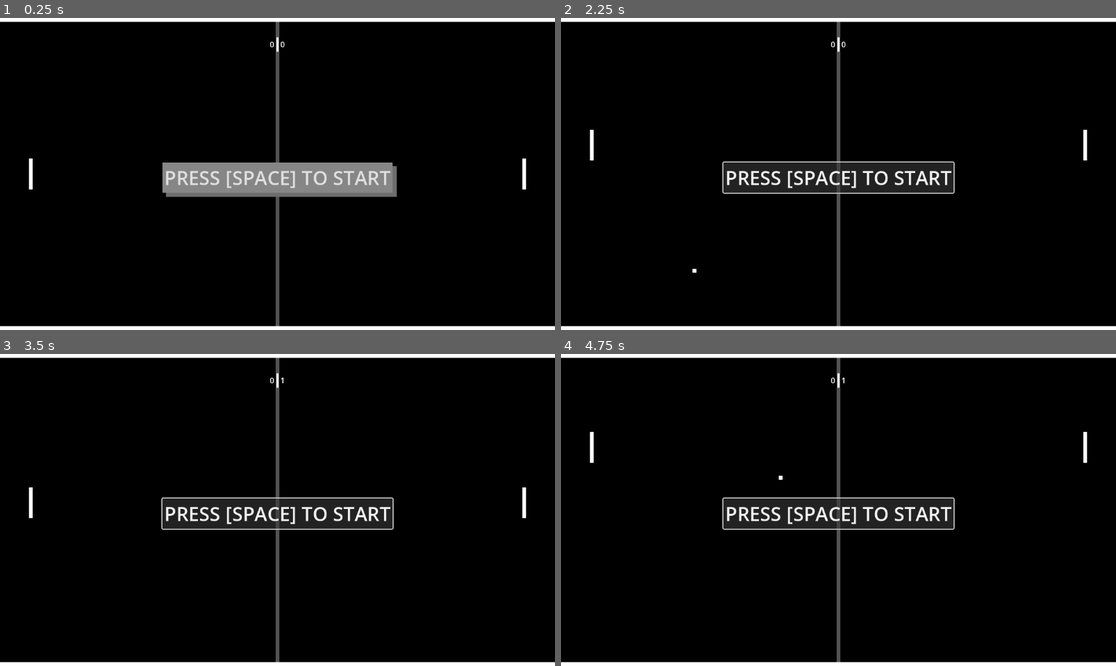
Above: before the commit, frames 1-4 (two rows, left to right).
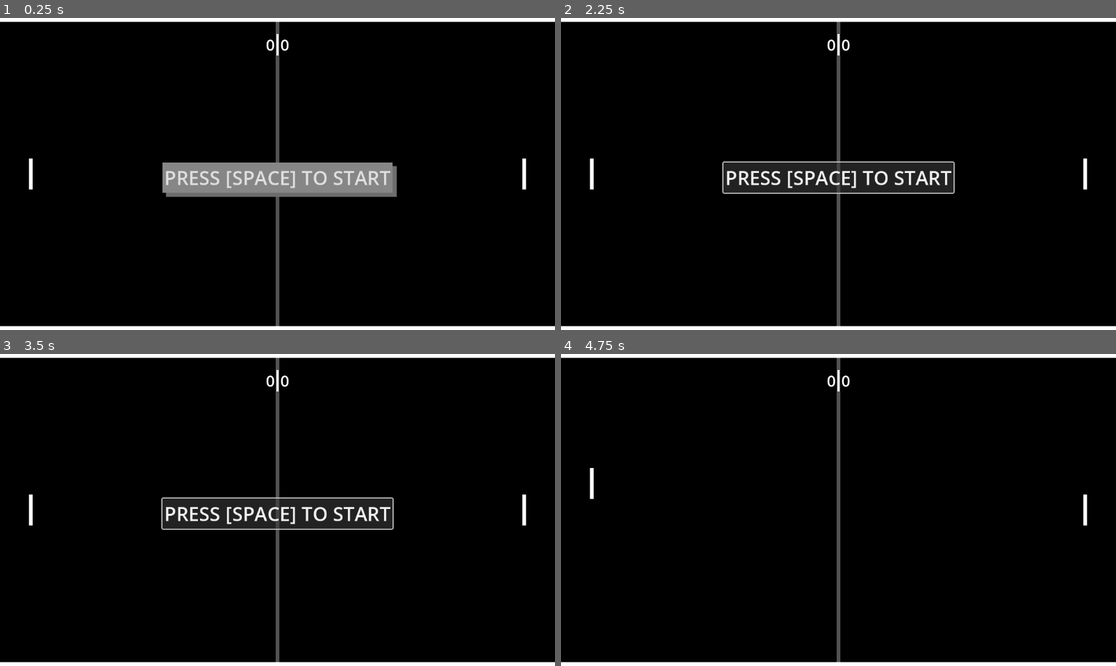
Above: after the commit, the same moments.

Repository: JosiahKey/pong-clone
Game: Godot game, scene res://main.tscn
The game is run twice, just before and just after one commit, with the same random seed, the same clock (stepped at 60 frames per second) and the same inputs.
Inputs:
- Up to frame 1 (0.25 s): no input
- Up to frame 2 (2.25 s): click "PRESS [SPACE] TO START" at 0.5 s; click "PRESS [SPACE] TO START" at 1.25 s; tap Enter at 2 s; hold W (move_up) from 2.03 s (still down); tap Down (movedown2, bound only after the commit) at 2.1 s
- Up to frame 3 (3.5 s): tap , (movedown2, bound only before the commit) at 2.3, 2.85 s; release W (move_up) at 2.78 s; hold S (move_down) from 2.78 s (still down); tap Up (moveup2, bound only after the commit) at 3.05 s
- Up to frame 4 (4.75 s): release S (move_down) at 3.53 s; hold W (move_up) from 3.53 s (still down); tap Up (moveup2, bound only after the commit) at 3.6 s; tap [ (moveup2, bound only before the commit) at 3.8, 4.35 s; tap Space (start) at 4.55 s

The runs differ from the first frame. In frame 1, less than 0.1% of the frame differs, in the area x 47-53%, y 5-13%; in frame 2, 0.4%; in frame 3, 0.2%; in frame 4, 4.7%, in the area x 5-95%, y 5-57%.

Commit message:
finishing touches

Diff:
--- a/Player2.gd
+++ b/Player2.gd
@@ -9,7 +9,7 @@
 func _physics_process(_delta: float) -> void:
 	# Get the input direction and handle the movement/deceleration.
 	# As good practice, you should replace UI actions with custom gameplay actions.
-	var direction := Input.get_axis("move_up", "move_down")
+	var direction := Input.get_axis("moveup2", "movedown2")
 	if direction:
 		velocity.y = direction * SPEED
 	else:
--- a/main.gd
+++ b/main.gd
@@ -8,11 +8,12 @@
 
 # Called when the node enters the scene tree for the first time.
 func _ready() -> void:
-	p1scoreboard.text = str(p1score)
-	p2scoreboard.text = str(p2score)
+	get_tree().paused = true
 
 # Called every frame. 'delta' is the elapsed time since the previous frame.
 func _process(_delta: float) -> void:
+	p1scoreboard.text = str(p1score)
+	p2scoreboard.text = str(p2score)
 	if p1score == 5 or p2score == 5:
 		p1score = p1score + 1
 		p2score = p2score + 1
@@ -24,11 +25,17 @@
 		get_tree().paused = true
 		$gameover.playing = true
 		await $gameover.finished
+		$START.visible = true
+		p1score  = 0
+		p2score = 0
 	else:
 		$p2victory.visible = true
 		get_tree().paused = true
 		$gameover.playing = true
 		await $gameover.finished
+		$START.visible = true
+		p1score  = 0
+		p2score = 0
 
 func _on_ball_spawn_timeout() -> void:
 	$ball.spawn_ball()
@@ -49,4 +56,4 @@
 
 
 func _on_start_game_started() -> void:
-	pass # Replace with function body.
+	get_tree().paused = false
--- a/main.tscn
+++ b/main.tscn
@@ -58,16 +58,17 @@
 anchor_top = 0.5
 anchor_right = 0.5
 anchor_bottom = 0.5
-offset_left = -16.0
-offset_top = -284.0
-offset_right = 32.0
-offset_bottom = -254.0
+offset_left = -24.0
+offset_top = -291.5
+offset_right = 24.0
+offset_bottom = -246.5
 grow_horizontal = 2
 grow_vertical = 2
 
 [node name="score1" type="Label" parent="midfield/scoreboard"]
 layout_mode = 2
-text = "S1"
+theme_override_font_sizes/font_size = 32
+text = "0"
 
 [node name="ColorRect" type="ColorRect" parent="midfield/scoreboard"]
 custom_minimum_size = Vector2(4, 30)
@@ -75,7 +76,8 @@
 
 [node name="score2" type="Label" parent="midfield/scoreboard"]
 layout_mode = 2
-text = "S2"
+theme_override_font_sizes/font_size = 32
+text = "0"
 
 [node name="top_boundry" type="ColorRect" parent="."]
 custom_minimum_size = Vector2(1152, 8)
@@ -91,6 +93,7 @@
 size_flags_horizontal = 3
 
 [node name="p1victory" type="Label" parent="."]
+process_mode = 3
 visible = false
 anchors_preset = 5
 anchor_left = 0.5
@@ -107,7 +110,8 @@
 theme_override_font_sizes/font_size = 40
 text = "PLAYER 1 WINS!"
 
-[node name="p1victory2" type="Label" parent="."]
+[node name="p2victory" type="Label" parent="."]
+process_mode = 3
 visible = false
 anchors_preset = 5
 anchor_left = 0.5
@@ -125,6 +129,7 @@
 text = "PLAYER 2 WINS!"
 
 [node name="START" type="Button" parent="."]
+process_mode = 3
 anchors_preset = 5
 anchor_left = 0.5
 anchor_right = 0.5
--- a/project.godot
+++ b/project.godot
@@ -34,12 +34,12 @@
 }
 moveup2={
 "deadzone": 0.2,
-"events": [Object(InputEventKey,"resource_local_to_scene":fa …(140 unchanged characters)… d":false,"keycode":0,"physical_keycode":91,"key_label":0,"unicode":91,"location":0,"echo":false,"script":null)
+"events": [Object(InputEventKey,"resource_local_to_scene":fa …(140 unchanged characters)… d":false,"keycode":0,"physical_keycode":4194320,"key_label":0,"unicode":0,"location":0,"echo":false,"script":null)
 ]
 }
 movedown2={
 "deadzone": 0.2,
-"events": [Object(InputEventKey,"resource_local_to_scene":fa …(140 unchanged characters)… d":false,"keycode":0,"physical_keycode":59,"key_label":0,"unicode":59,"location":0,"echo":false,"script":null)
+"events": [Object(InputEventKey,"resource_local_to_scene":fa …(140 unchanged characters)… d":false,"keycode":0,"physical_keycode":4194322,"key_label":0,"unicode":0,"location":0,"echo":false,"script":null)
 ]
 }
 
--- a/start.gd
+++ b/start.gd
@@ -4,4 +4,7 @@
 
 func _input(event: InputEvent) -> void:
 	if event.is_action_pressed("start"):
+		visible = false
+		$"../p1victory".visible = false
+		$"../p2victory".visible = false
 		game_started.emit()
